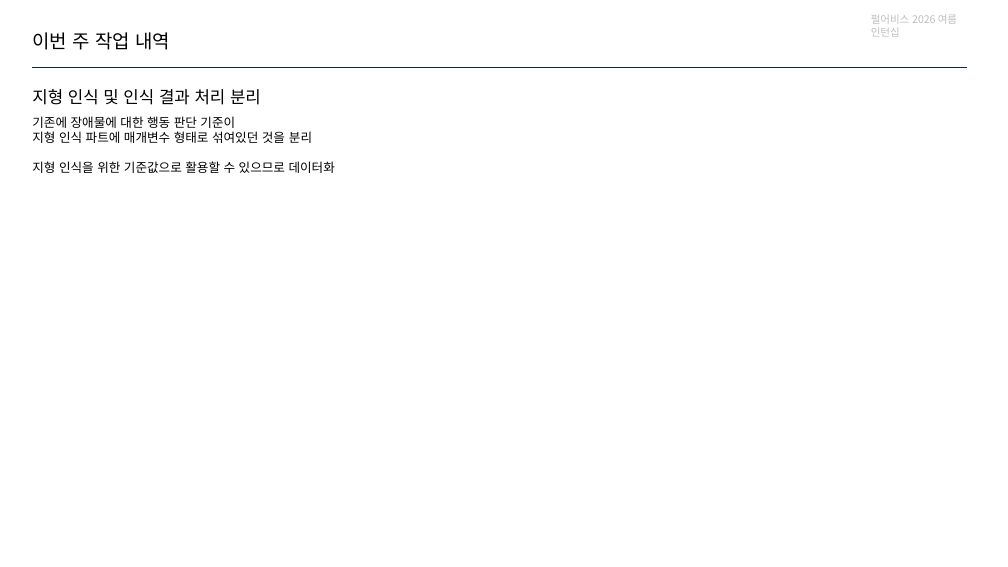
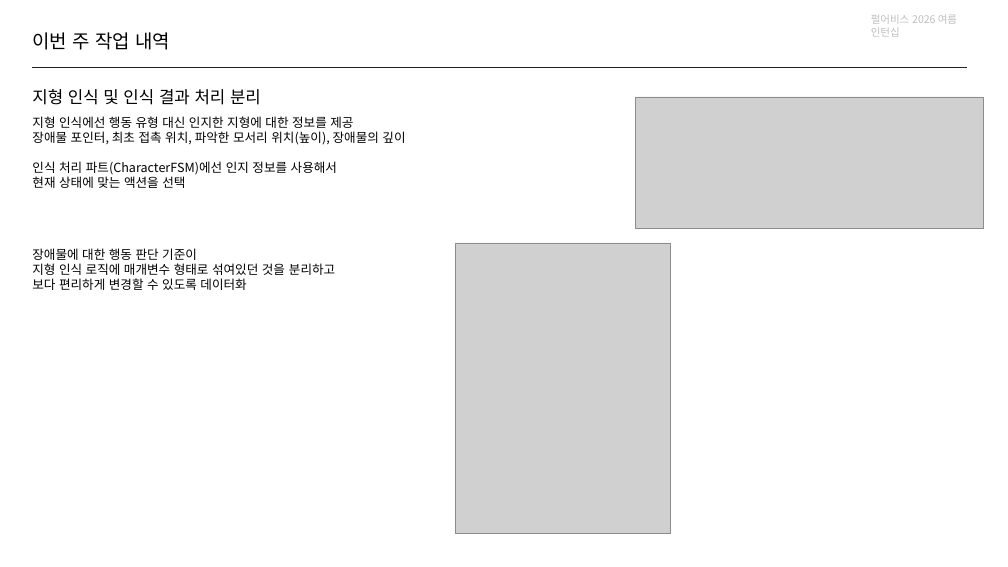
Before and after one commit to jhk0701/PA26-Character-Animation-Parkour, a slide deck: slide 3 of PPT/week5.pptx. Drawn at 1008x567 pixels with LibreOffice and Linux fonts; fonts in the diff are those of the drawing; grey boxes stand for pictures. Boxes give left, top, right and bottom in pixels: in the first picture for what was removed or moved away, otherwise in the second. Text is boxed around its words. In the diff, an @@ line names an element or a change of style, - is before the commit and + after.

```diff
--- a/PPT/week5.pptx
+++ b/PPT/week5.pptx
@@ text added at [32, 116, 405, 188], 12 pt, text #000000 @@
+지형 인식에선 행동 유형 대신 인지한 지형에 대한 정보를 제공
+장애물 포인터, 최초 접촉 위치, 파악한 모서리 위치(높이), 장애물의 깊이
+인식 처리 파트(CharacterFSM)에선 인지 정보를 사용해서
+현재 상태에 맞는 액션을 선택
@@ picture added at [636, 97, 984, 229] @@
@@ text at [32, 248, 335, 290]: text changed @@
-기존에 장애물에 대한 행동 판단 기준이
-지형 인식 파트에 매개변수 형태로 섞여있던 것을 분리
-지형 인식을 위한 기준값으로 활용할 수 있으므로 데이터화
+장애물에 대한 행동 판단 기준이
+지형 인식 로직에 매개변수 형태로 섞여있던 것을 분리하고
+보다 편리하게 변경할 수 있도록 데이터화
@@ picture added at [456, 243, 671, 534] @@
```
Also in this commit, not shown: 6 other slides changed, 6 other files.
